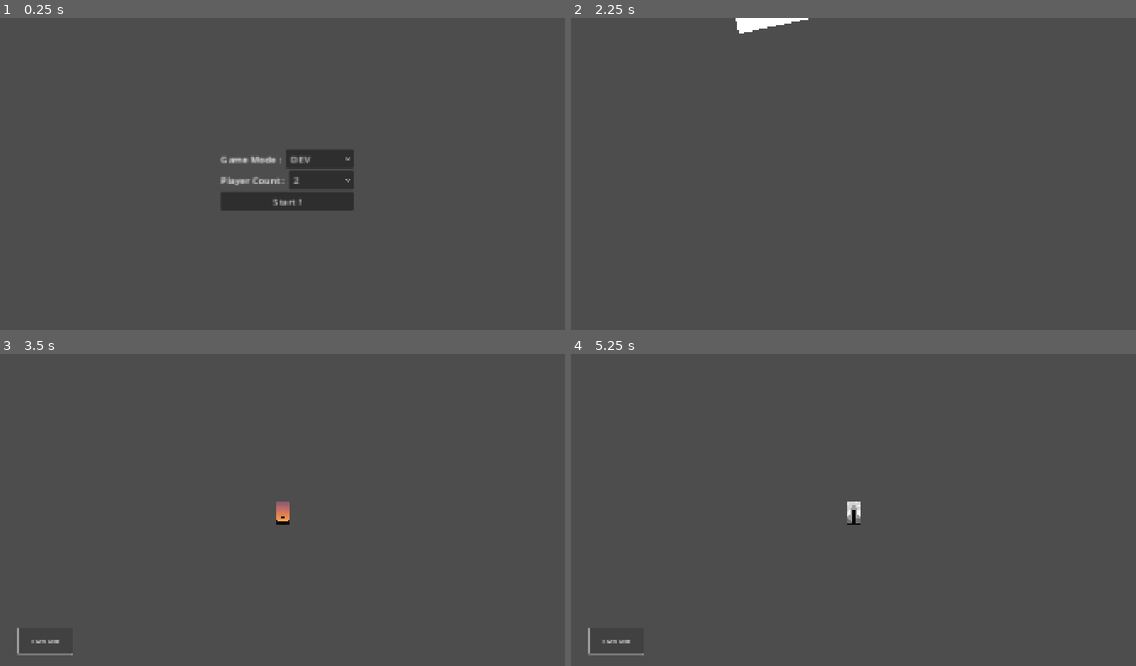
Above: before the commit, frames 1-4 (two rows, left to right).
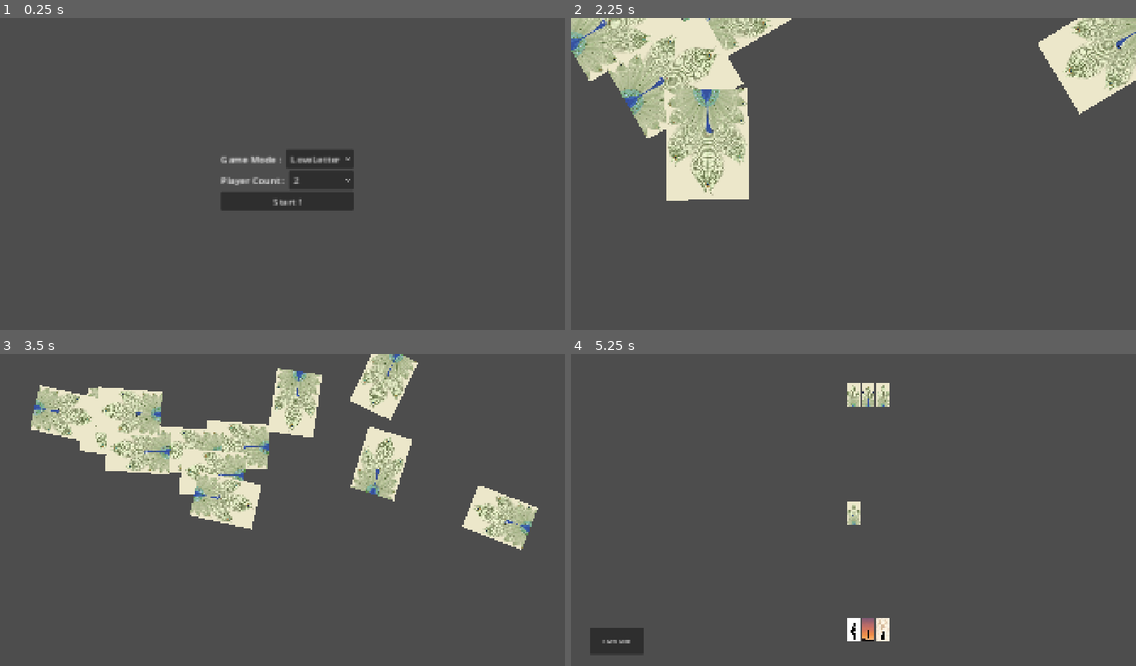
Above: after the commit, the same moments.

Repository: abhinandhari/CardGamePlayer
Game: Godot game, scene res://Scenes/start_scene.tscn
Same seed, same stepped clock (60 frames per second), same inputs: the game is played once before the commit and once after it.
Inputs (mouse positions are in pixels of both pictures, inside the frame that each line leads up to):
- Up to frame 1 (0.25 s): no input
- Up to frame 2 (2.25 s): click (893, 158) at 0.5 s, where only the run before the commit has a clickable "DEV"; click (893, 158) at 1.25 s, where only the run after the commit has a clickable "LoveLetter"; click "Start !" at 2 s
- Up to frame 3 (3.5 s): click (45, 641) at 2.75 s, where only the run before the commit has a clickable "DRAW CARD"
- Up to frame 4 (5.25 s): click (616, 641) at 3.5 s, where only the run before the commit has a clickable "DRAW CARD"; click (616, 641) at 4.25 s, where only the run before the commit has a clickable "DRAW CARD"; tap Enter at 5 s

The runs differ from the first frame. In frame 1, 0.1% of the frame differs, in the area x 51-61%, y 44-47%; in frame 2, 17%, in the area x 0-100%, y 0-59%; in frame 3, 16%; in frame 4, 1.3%.

Commit message:
Added Game Utils and basic game start logic

Diff:
--- a/Scenes/game_area.tscn
+++ b/Scenes/game_area.tscn
@@ -4,7 +4,7 @@
 
 [node name="GameArea" type="Node2D"]
 script = ExtResource("1_k0abi")
-duration = 1.0
+duration = 2.5
 
 [node name="Deck" type="Node2D" parent="."]
 
--- /dev/null
+++ b/Scenes/player.tscn
@@ -0,0 +1,6 @@
+[gd_scene load_steps=2 format=3 uid="uid://desbrw0wqbf1c"]
+
+[ext_resource type="Script" uid="uid://bx5rqo8oavy46" path="res://Scripts/Player/Player.gd" id="1_v0iea"]
+
+[node name="Player" type="Node2D"]
+script = ExtResource("1_v0iea")
--- a/Scripts/Card.gd
+++ b/Scripts/Card.gd
@@ -3,35 +3,35 @@
 @export var power:int
 @export var title:String
 @export var gameMode:String
-@export var location :String
+
 @export var card_size:Vector2
+
 
 func _ready() -> void:
 	card_size=Vector2(150,200)
-	location="NIL"
 	gameMode="Abstract"
 	title="AbstractCard"
 	power=-1023
 	print("Abstract Card has been created. Fix Code")
 	pass
 
+func initialize(x:int):
+	setCardProperties(title,x)
+	return self
+
 func setCardProperties(title:String,pow:int):
 	self.title=title
 	self.power=pow
-	var spr:Sprite2D = get_node("Control/Art")
+	var spr:Sprite2D = get_node("ImageDetails/Art")
 	spr.texture = load("res://Sprites/warningImg.jpg")
 	print("Abstract Card. No Porperties. Fix")
 	pass
-
-func initialize(x:int):
-	setCardProperties(title,power)
-	return self
 
 func perform_action():
 	print("The abstract card is performing an action. Oh no. Fix")
 
 func _to_string() -> String:
-	return title+" "+str(power)
+	return title+" - "+str(power)
 
 
 func get_power() ->int:
@@ -48,3 +48,8 @@
 	var scale_factor = target_size / tex_size
 	sprite.scale = scale_factor
 	pass
+
+func make_visible( front : bool=true):
+	get_node("ImageDetails/Art").visible=front
+	get_node("ImageDetails/Back").visible=!front
+	return
--- a/Scripts/DeckManager.gd
+++ b/Scripts/DeckManager.gd
@@ -13,34 +13,19 @@
 static func createCardsForGameMode(type:AbstractGameMode):
 	deck = type.create_deck()
 	return deck
-##		The cards should be contained within the game mode itself
-	#match type.gameModeName:
-		#"LOVE_LETTER":  #BasicLoveLetter Game
 
-		#"DEV":
-			#print("Devmode, creating smol deck")
-			#for i in range(1,9):
-				#deck.append(createCard(i,type.gameModeName))
-	#return deck
+static func draw_card(source:Array[AbstractCard] = deck) -> AbstractCard:
+	var cardDrawn = source.pop_back()
+	cardDrawn.get_parent().remove_child(cardDrawn)
+	return cardDrawn
 
-static func draw_card() -> AbstractCard:
-	#if deck.size() > 0:
-		return deck.pop_back()
-	#return createCard(-1,"Invalid")
-
-#Actions to be performed whenever deck is empty.
 #I do not think this is the best way to do this.
 static func empty_deck_actions(node :Node2D)->void:
 		match node.name:
 			"GameArea":
-				print("Reached this snippet")
+				print("Deck is now empty")
 				var controlNode :Control= node.get_node_or_null("Controls/DrawCard")
 				print(controlNode)
 				controlNode.disabled=true
 				controlNode.text="EMPTY DECK!"
 				pass
-
-static func distributeToPlayers(players:Player,gameMode:AbstractGameMode,noOfCards):
-	for i in noOfCards:
-		pass
-	pass
--- a/Scripts/GameArea.gd
+++ b/Scripts/GameArea.gd
@@ -6,43 +6,45 @@
 var gameMode:AbstractGameMode
 @export var playerCount:int
 @export var duration:float
-
+static var staticCenterOfScreen
 func _ready() -> void:
+	staticCenterOfScreen=centerOfScreen
 	tween=create_tween()
 	print("Game Mode "+ gameMode.gameModeName+" launching with "+str(playerCount)+" players.")
-	create_players(playerCount)
+	PlayerManager.create_players(self,playerCount)
 	create_deck(gameMode)
-	tween.parallel().tween_property($Controls,"visible",true,duration+0.25) #Enable Controls
-	#DeckManager.distributeToPlayers(players,gameMode,gameMode.startingCardCount)
+	await tween.finished
+	$Controls.visible=true
+	gameMode.card_game_start() #needs refinement.
 
 func create_deck(gameMode:AbstractGameMode)->void:
 	deck = DeckManager.createCardsForGameMode(gameMode)
 	deck.shuffle()
 	for card in deck:
 		$Deck.add_child(card)
-		animateCard(card)
+		startupDeckAnimation(card)
 
-func create_players(count:int)->void:
-	for i in range(count):
-		var newPlayer = Player.new()
-		newPlayer.set_id(i+1)
-		PlayerManager.add_player(newPlayer)
-		add_child(newPlayer)
-	pass
+#func create_players(count:int)->void:
+	#for i in range(count):
+		#var newPlayer = Player.new()
+		#newPlayer.set_id(i+1)
+		#PlayerManager.add_players(newPlayer)
+		#add_child(newPlayer)
+	#pass
 
-func animateCard(child):
+#	Preferably, this gets handled elsewhere . for now keeping it here
+func startupDeckAnimation(child):
 	tween.parallel().tween_property(child,"position",centerOfScreen,duration).set_trans(Tween.TRANS_SINE)
-	tween.parallel().tween_property(child, "scale", Vector2(0.15, 0.2), duration).set_ease(Tween.EASE_IN)
+	tween.parallel().tween_property(child, "scale", Vector2(0.15, 0.2), duration).set_ease(Tween.EASE_OUT)
 	tween.parallel().tween_property(child, "rotation_degrees", 0, duration).set_trans(Tween.TRANS_CIRC)
 	pass
 
 func _on_draw_card_pressed() -> void:
+	print("Parent scene")
 	print("Drawing card...")
-	var cardDrawn = DeckManager.draw_card()
-	if(cardDrawn.get_power()==-1):
-		return
-	print("Card Drawn is : "+cardDrawn.get_title())
-	$Deck.remove_child(cardDrawn)
-	if(deck.is_empty()):
-		DeckManager.empty_deck_actions(self)
-	pass
+	#Deck not hiding said card
+	PlayerManager.deal_to_player()
+	if(DeckManager.deck.is_empty()):
+		get_node("Controls/DrawCard").text="EMPTY DECK !"
+		get_node("Controls/DrawCard").disabled=true
+	PlayerManager.update_current_player()
--- a/Scripts/GameModes/AbstractGameMode.gd
+++ b/Scripts/GameModes/AbstractGameMode.gd
@@ -26,3 +26,7 @@
 	cardScene.set_process(true)
 	cardScene.set_physics_process(true)
 	return cardScene
+
+func card_game_start():
+	print("IDK What should an abstract mode do?")
+	pass
--- a/Scripts/GameModes/Dev/CardLogic/DevCard.gd
+++ b/Scripts/GameModes/Dev/CardLogic/DevCard.gd
@@ -5,7 +5,6 @@
 	pass
 
 func initialize(x:int):
-	location="DECK"
 #ONLY FOR DEV OKI. THIS WILL BE ONLY FOR LOVELETTER
 	gameMode="LoveLetter"
 	match x:
@@ -27,7 +26,6 @@
 	self.power=pow
 	position=Vector2(randf_range(-pow*600,pow*600),randf_range(-pow*600,pow*600))
 	rotate(pow*20)
-	print_tree_pretty()
 	var spr:Sprite2D = get_node("ImageDetails/Art")
 	spr.texture = load("res://Sprites/"+gameMode+"/"+title+".jpg")
 	print("Loading res://Sprites/"+gameMode+"/"+title+".jpg")
--- a/Scripts/GameModes/LoveLetter/CardLogic/LoveLetterCard.gd
+++ b/Scripts/GameModes/LoveLetter/CardLogic/LoveLetterCard.gd
@@ -5,7 +5,6 @@
 	pass
 
 func initialize(x:int):
-	location="DECK"
 #ONLY FOR DEV OKI. THIS WILL BE ONLY FOR LOVELETTER
 	gameMode="LoveLetter"
 	match x:
@@ -21,13 +20,13 @@
 	return self
 
 func setCardProperties(title:String,pow:int):
+	#Love Letter only needs to call this once, hence the last make_visible() in this function
 #	Target variable I forgot to use, will be for resizing
 #	var target_size = Vector2(150, 220)
 	self.title=title
 	self.power=pow
 	position=Vector2(randf_range(-pow*600,pow*600),randf_range(-pow*600,pow*600))
 	rotate(pow*20)
-	print_tree_pretty()
 	var spr:Sprite2D = get_node("ImageDetails/Art")
 	spr.texture = load("res://Sprites/"+gameMode+"/"+title+".jpg")
 	print("Loading res://Sprites/"+gameMode+"/"+title+".jpg")
@@ -35,4 +34,5 @@
 	backSpr.texture=load("res://Sprites/"+gameMode+"/CardBack.jpeg")
 	set_card_size(spr)
 	set_card_size(backSpr)
+	make_visible(false)
 	pass
--- a/Scripts/GameModes/LoveLetter/LoveLetterMode.gd
+++ b/Scripts/GameModes/LoveLetter/LoveLetterMode.gd
@@ -3,20 +3,25 @@
 func _init() -> void:
 	gameModeName="LoveLetter"
 	minPlayerCount=2
-	maxPlayerCount=4
+	maxPlayerCount=8
 	startingCardCount=1
 
 func create_deck(rules="DEFAULT"):
 	var deck :Array[AbstractCard]=[]
 	for i in range(5): #Guards
+		pass
 		deck.append(load_up_scene().initialize(1))
 	for i in range(2):
 		deck.append(load_up_scene().initialize(2))
 		deck.append(load_up_scene().initialize(3))
 		deck.append(load_up_scene().initialize(4))
 		deck.append(load_up_scene().initialize(5))
+		pass
 	deck.append(load_up_scene().initialize(6))
 	deck.append(load_up_scene().initialize(7))
 	deck.append(load_up_scene().initialize(8))
 	return deck
-# Not sure if this is the correct way, but we all are learning.
+
+func card_game_start():
+	PlayerManager.deal_to_all_players(3)
+	pass
--- /dev/null
+++ b/Scripts/GameUtils.gd
@@ -0,0 +1,6 @@
+class_name GameUtils extends Node
+
+var CENTER_OF_SCREEN : Vector2 = Vector2.ZERO
+
+func _ready():
+	CENTER_OF_SCREEN = get_viewport().get_visible_rect().size / 2
--- a/Scripts/MenuControls/StartScreen.gd
+++ b/Scripts/MenuControls/StartScreen.gd
@@ -37,8 +37,8 @@
 
 func build_game_modes()->Array[AbstractGameMode]:
 	var listOfModes:Array[AbstractGameMode]
+	listOfModes.append(GameModeBuilder.build_game_mode("LoveLetter"))
 	listOfModes.append(GameModeBuilder.build_game_mode("DEV"))
-	listOfModes.append(GameModeBuilder.build_game_mode("LoveLetter"))
 	return listOfModes
 
 func _on_selecting_game_mode(index: int) -> void:
--- a/Scripts/Player/Player.gd
+++ b/Scripts/Player/Player.gd
@@ -1,30 +1,28 @@
-class_name Player extends Node
+class_name Player extends Node2D
 
 var hand : Array[AbstractCard] = []
 var id :int
+var scaler = 50
+var showCards: bool:
+	set(value):
+		showCards = value
+		for card in hand:
+			card.make_visible(value)
 
 func _ready() -> void:
 	print("Created Player : "+str(id))
 
 func add_card(card):
-	card.location="HAND"
+	card.position=Vector2(120+scaler*hand.size(),120)
+	card.make_visible(showCards)
 	hand.append(card)
 	print("Player "+str(id)+" : "+str(hand))
-	display_hand()
+	print("Main Deck : " + str(DeckManager.deck))
+	add_child(card)
+
 
 func set_id(id:int)->void:
 	self.id=id
 
-func display_hand()->void:
-	# Remove previous cards
-	for child in get_children():
-		child.queue_free()
-	# Arrange cards horizontally
-	var spacing = 120
-	for i in range(hand.size()):
-		var card_instance = hand[i].duplicate()
-		card_instance.position = Vector2(330+i * spacing, 900)
-		add_child(card_instance)
-
 func _to_string()->String:
 		return "Player "+str(id)
--- a/Scripts/PlayerManager.gd
+++ b/Scripts/PlayerManager.gd
@@ -3,15 +3,79 @@
 func _ready() -> void:
 	print("Player Manager has been created")
 
-static var players:Array[Player]=[]
-static var currentPlayer:Player
+static var players:Dictionary = {}
+static var currentPlayer: Player :
+	get:
+		return currentPlayer
+	set(value):
+		currentPlayer = value
+		currentPlayer.showCards=true
+		print("Current player changed:", value)
+static var angle_step #Used to position the players
+static var radius_x:float = 800
+static var radius_y:float = 400
+const playerScene = preload("res://Scenes/player.tscn")
 
-static func add_player(player : Player):
-	if(currentPlayer==null):
-		currentPlayer=player
-	players.append(player)
+func get_players():
+	return players.values()
+
+static func create_players(parent:Node,count : int): #Circumvent godot scene creation
+	for i in range(1,count+1):
+		var newPlayer = playerScene.instantiate()
+		newPlayer.id=i
+		if(currentPlayer==null):
+			currentPlayer=newPlayer
+		parent.add_child(newPlayer)
+		players.get_or_add(i,newPlayer)
+	#position the players
+	setup_player_positions()
 	pass
 
+static func setup_player_positions():
+	if(players.is_empty()):
+		return
+	angle_step = TAU/players.size()
+	for i in range(players.size()):
+		var tmpPlayer = players.get(i+1)
+		var angle = PI/2 - angle_step*i
+		var pos = GameArea.staticCenterOfScreen +( Vector2(cos(angle)*radius_x, sin(angle)*radius_y) \
+		-Vector2(121,121))
+		tmpPlayer.position=pos
+		pass
+	for i in range(1,players.size()+1):
+		print(players.get(i).position)
+
 static func clear():
-	players=[]
+	players={}
 	currentPlayer=null
+
+#Default should be the current player, will save time
+#Also allowing the choice of drawing from any collection of cards
+static func deal_to_player(player:Player=currentPlayer, source=DeckManager.deck):
+	var card = DeckManager.draw_card(source)
+	player.add_card(card)
+
+static func update_current_player(currPlayer=currentPlayer):
+	var newPlayerId = (currentPlayer.id+1) % players.size()
+	if(newPlayerId==0):
+		newPlayerId=players.size()
+	currentPlayer = players.get(newPlayerId)
+	hide_all_other_players_cards_except(currentPlayer)
+	pass
+static func 	hide_all_other_players_cards_except(selectedPlayer: Player):
+	for player in players.values():
+		if(player!=selectedPlayer):
+			player.showCards=false
+		else:
+			player.showCards=true
+
+
+static func deal_to_all_players(cards: int):
+	for i in range(cards):
+		for j in range(1,players.size()+1):
+			deal_to_player(players.get(j))
+	print(currentPlayer)
+	pass
+
+static func start_turn():
+	print("Turn of "+str(currentPlayer))
--- a/project.godot
+++ b/project.godot
@@ -1,3 +1,11 @@
+; Engine configuration file.
+; It's best edited using the editor UI and not directly,
+; since the parameters that go here are not all obvious.
+;
+; Format:
+;   [section] ; section goes between []
+;   param=value ; assign values to parameters
+
 config_version=5
 
 [application]
Not shown, changed: Scripts/GameModes/Dev/CardLogic/DevCard.gd.uid
Not shown, added: Scripts/GameUtils.gd.uid
